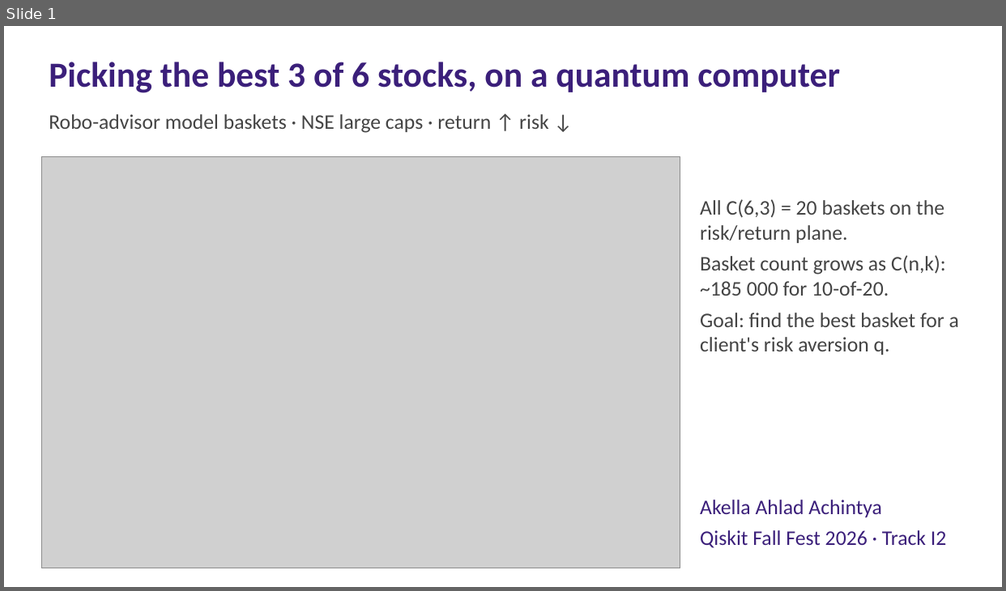
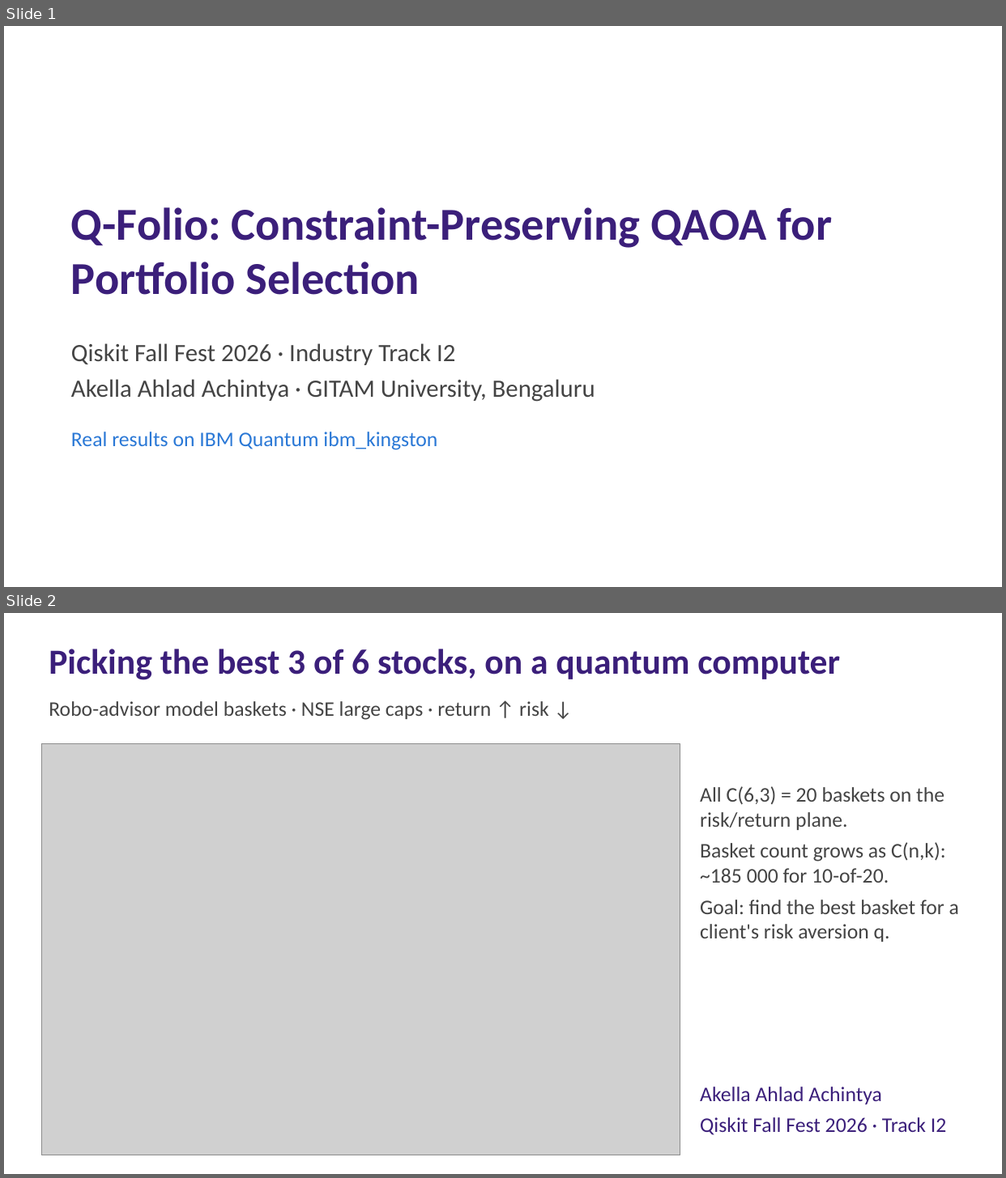
Before and after one commit to achintya007-arch/qfolio, a slide deck: docs/slides.pptx. Shown one above the other, each under a label of ours: slide 1 before the commit, slides 1 and 2 after it. The pictures are 1006x591 and 1006x1178 pixels, drawn with LibreOffice and Linux fonts; fonts in the diff are those of the drawing; grey boxes stand for pictures. Boxes give left, top, right and bottom in pixels: in the first picture for what was removed or moved away, otherwise in the second. Text is boxed around its words. In the diff, an @@ line names an element or a change of style, - is before the commit and + after.

```diff
--- a/docs/slides.pptx
+++ b/docs/slides.pptx
@@ slide 1 added at (4, 26, 1002, 587), background #FFFFFF @@
@@ text added at (71, 207, 832, 295), 44 pt, text #3B1F7A, bold @@
+Q-Folio: Constraint-Preserving QAOA for Portfolio Selection
@@ text added at (71, 344, 595, 402), 24 pt, text #444444 @@
+Qiskit Fall Fest 2026 · Industry Track I2
+Akella Ahlad Achintya · GITAM University, Bengaluru
@@ text added at (71, 432, 437, 450), 20 pt, text #2A78D6 @@
+Real results on IBM Quantum ibm_kingston
@@ what was slide 1 is now slide 2 @@
```
Also in this commit, not shown: 6 other files.
